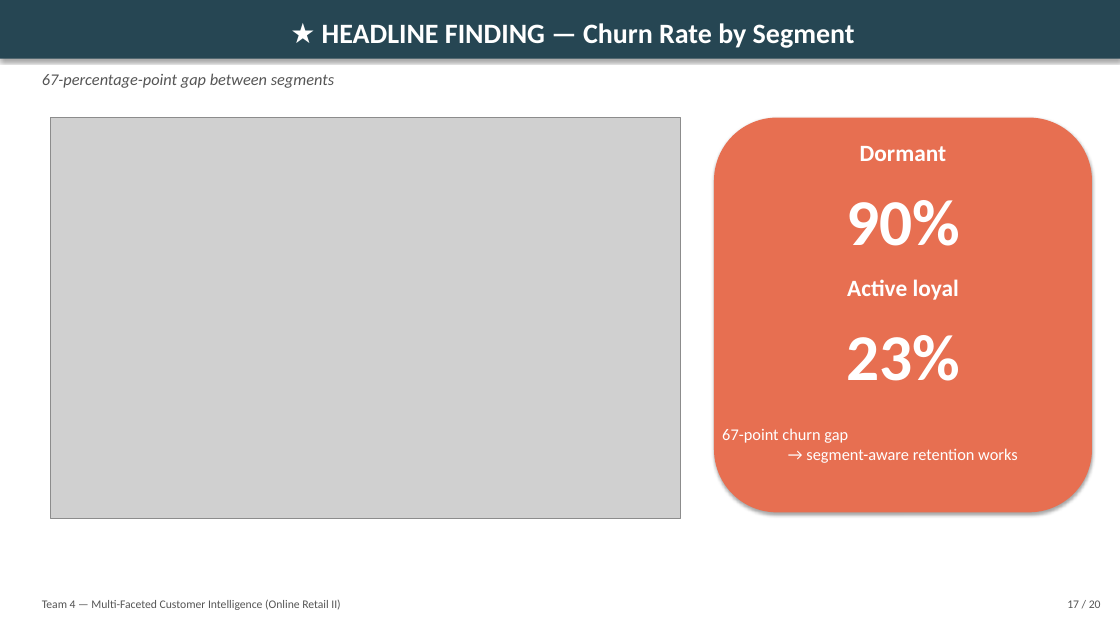
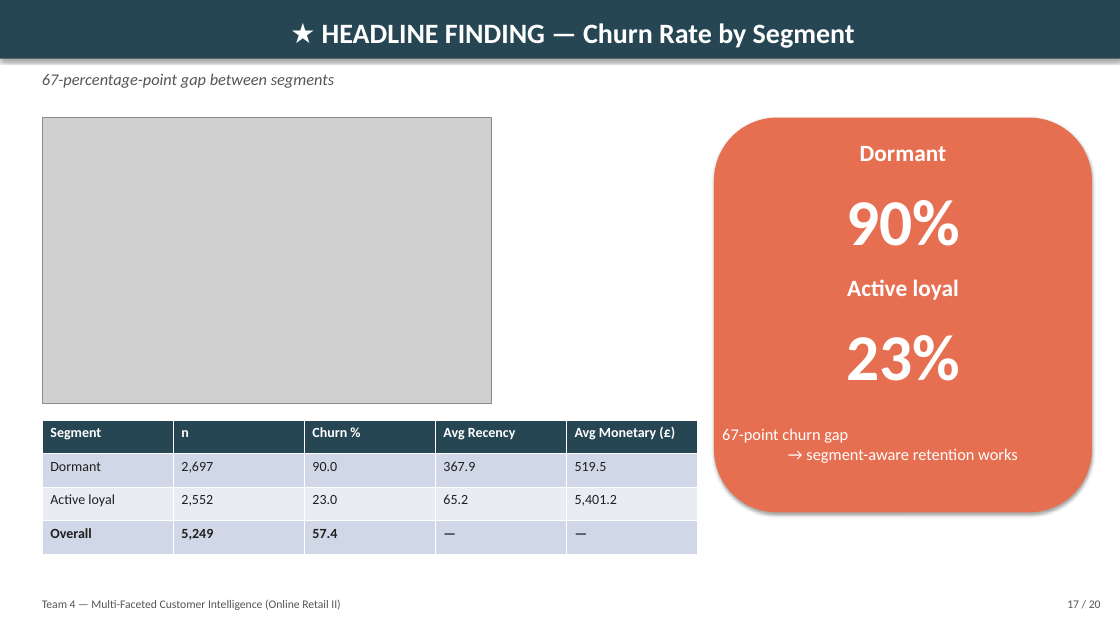
Before and after one commit to DCSlucifer/Multi-Faceted-Customer-Intelligence-for-E-commerce, a slide deck: slide 17 of reports/slides.pptx. Drawn at 1120x630 pixels with LibreOffice and Linux fonts; fonts in the diff are those of the drawing; grey boxes stand for pictures. Boxes give left, top, right and bottom in pixels: in the first picture for what was removed or moved away, otherwise in the second. Text is boxed around its words. In the diff, an @@ line names an element or a change of style, - is before the commit and + after.

Commit message:
docs: expand report and slide evidence
Add self-contained Overleaf figures and strengthen the methodology/results narrative. Update cleaning justification, slide generation logic, and regenerated slide artifacts.

```diff
--- a/reports/slides.pptx
+++ b/reports/slides.pptx
@@ picture: place and size @@
-picture at bbox=[50, 118, 681, 518]
+picture at bbox=[42, 118, 492, 403]
@@ table added at bbox=[42, 420, 697, 555], 4 rows, 5 columns @@
+Segment | n | Churn % | Avg Recency | Avg Monetary (£)
+Dormant | 2,697 | 90.0 | 367.9 | 519.5
+Active loyal | 2,552 | 23.0 | 65.2 | 5,401.2
+Overall | 5,249 | 57.4 | — | —
```
Also in this commit, not shown: 3 other slides changed, 18 other files.
